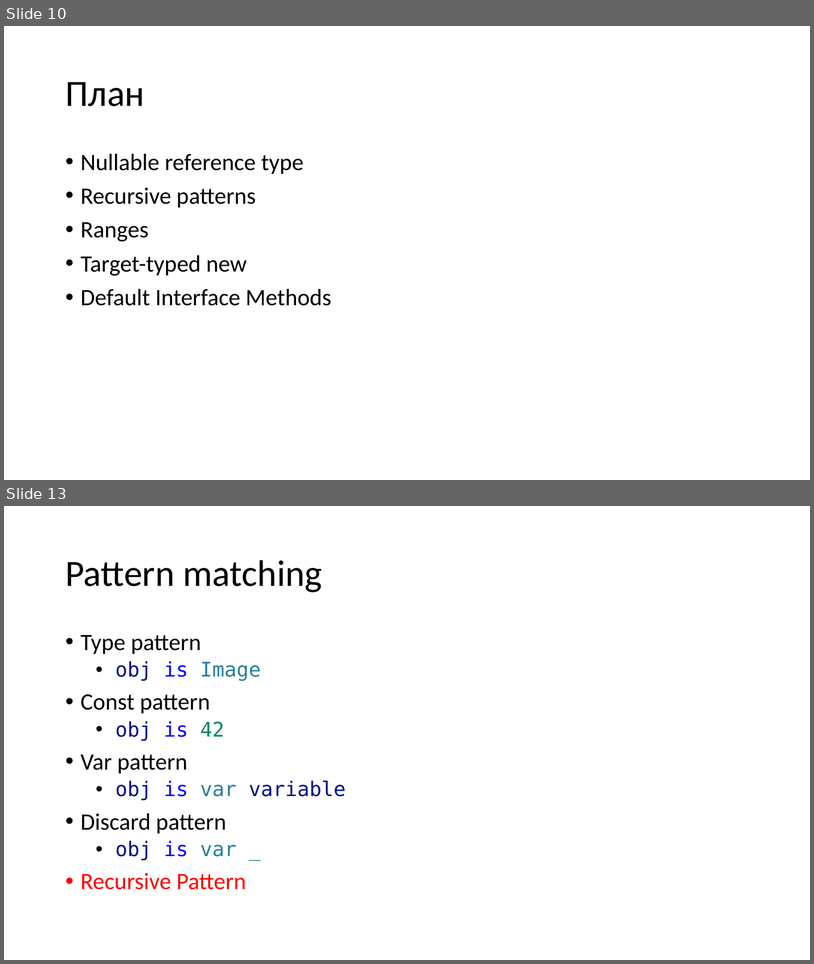
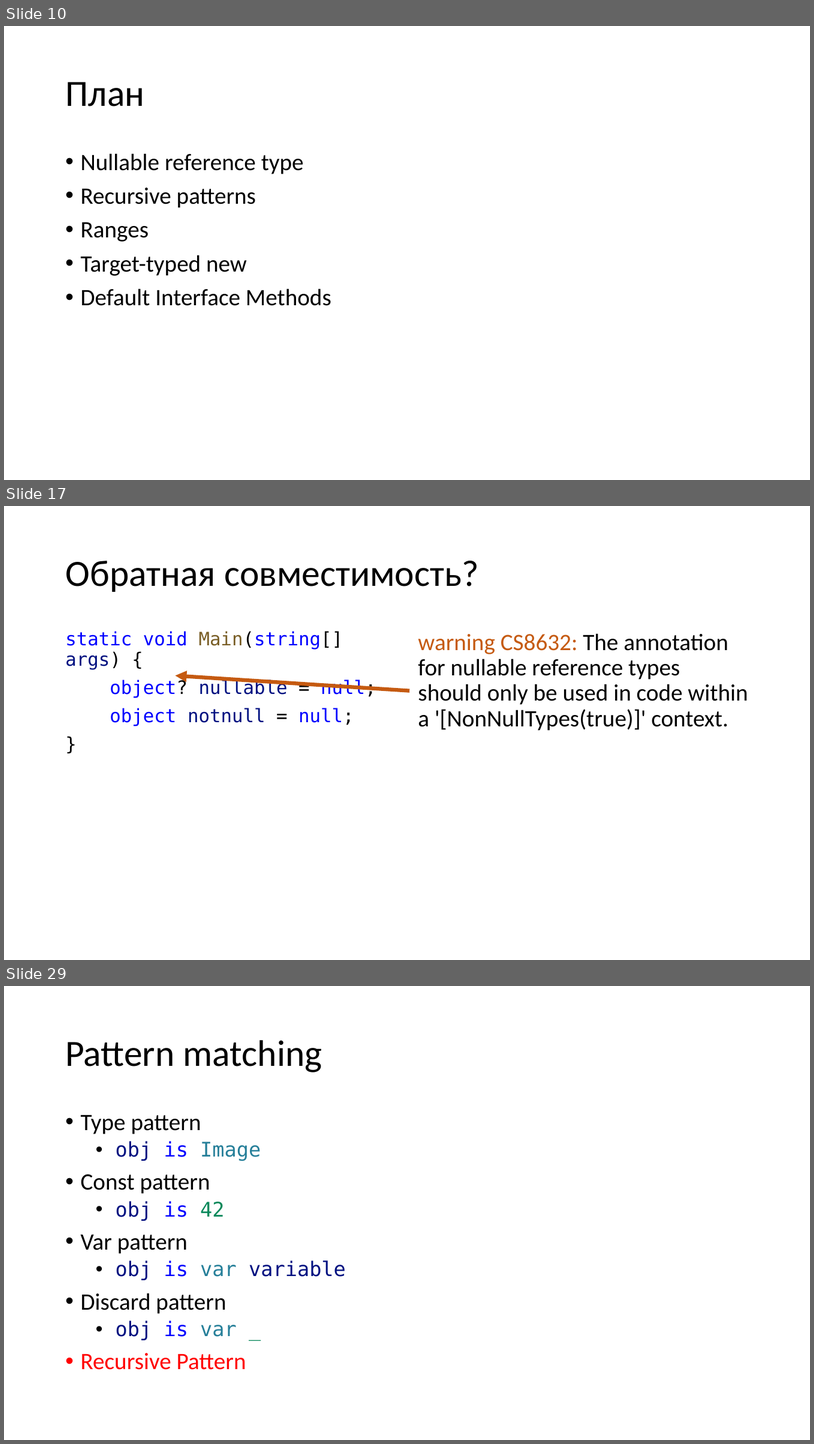
Before and after one commit to kugushev/presentations, a slide deck: Presentation.pptx. Shown one above the other, each under a label of ours: slides 10 and 13 before the commit, slides 10, 17 and 29 after it; the slides between them are not shown. The pictures are 814x964 and 814x1444 pixels, drawn with LibreOffice and Linux fonts; fonts in the diff are those of the drawing. Boxes give left, top, right and bottom in pixels: in the first picture for what was removed or moved away, otherwise in the second. Text is boxed around its words. In the diff, an @@ line names an element or a change of style, - is before the commit and + after.

Commit message:
add nullable reference types

```diff
--- a/Presentation.pptx
+++ b/Presentation.pptx
@@ slide 17 added at (4,506,810,960), background #FFFFFF @@
@@ title added at (65,561,479,592), 44 pt, text #000000 @@
+Обратная совместимость?
@@ text added at (65,631,377,726), 22 pt, text #0000FF @@
+static void Main(string[] args) {
+object? nullable = null;
+object notnull = null;
+}
@@ text added at (418,633,748,730), 28 pt, text #000000 @@
+warning CS8632: The annotation for nullable reference types should only be used in code within a '[NonNullTypes(true)]' context.
@@ arrow added from (410, 691) to (175, 675), #C55A11 4.5 pt @@
@@ what was slide 13 is now slide 29 @@
```
Also in this commit, not shown: 2 slides changed, 16 other slides added, 1 slide removed, 3 other files.
